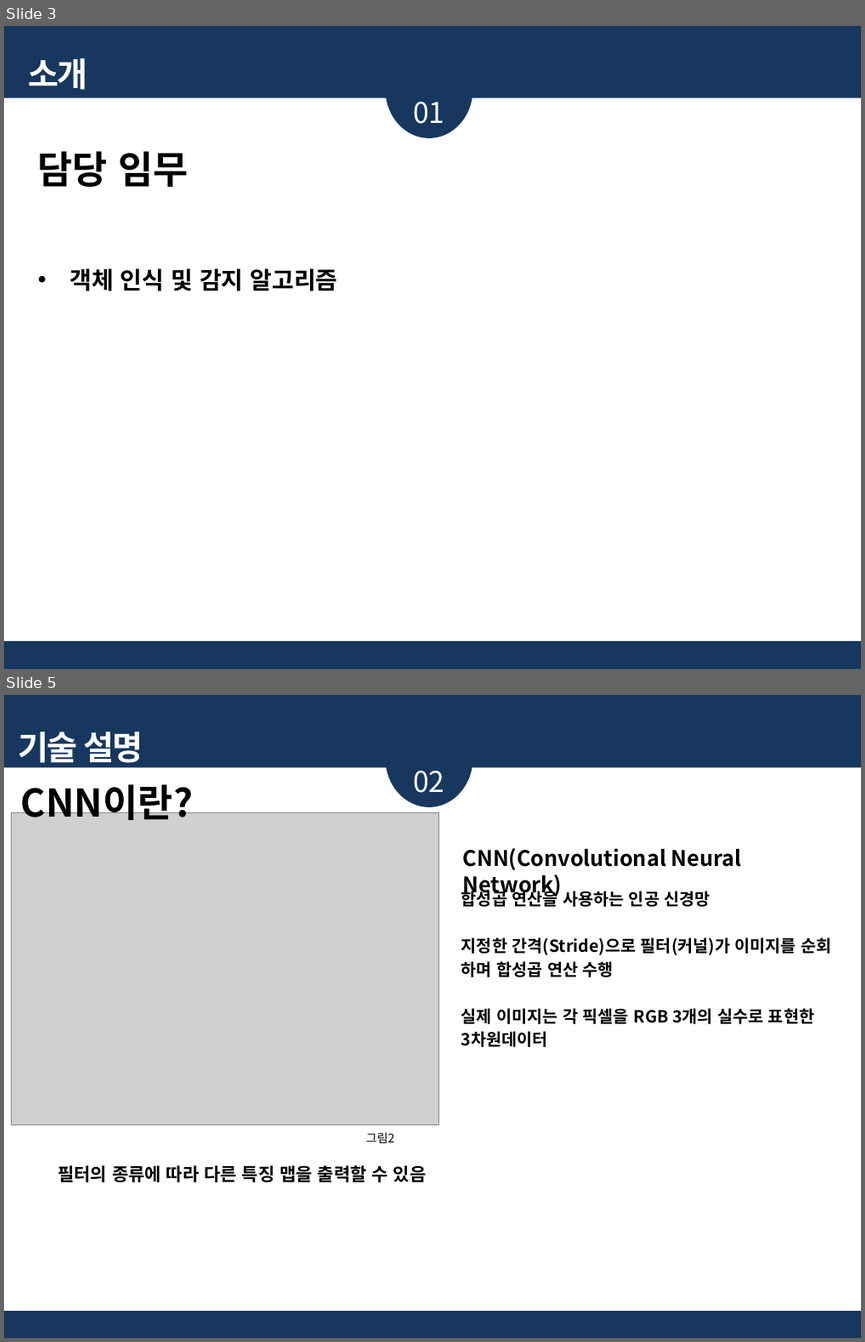
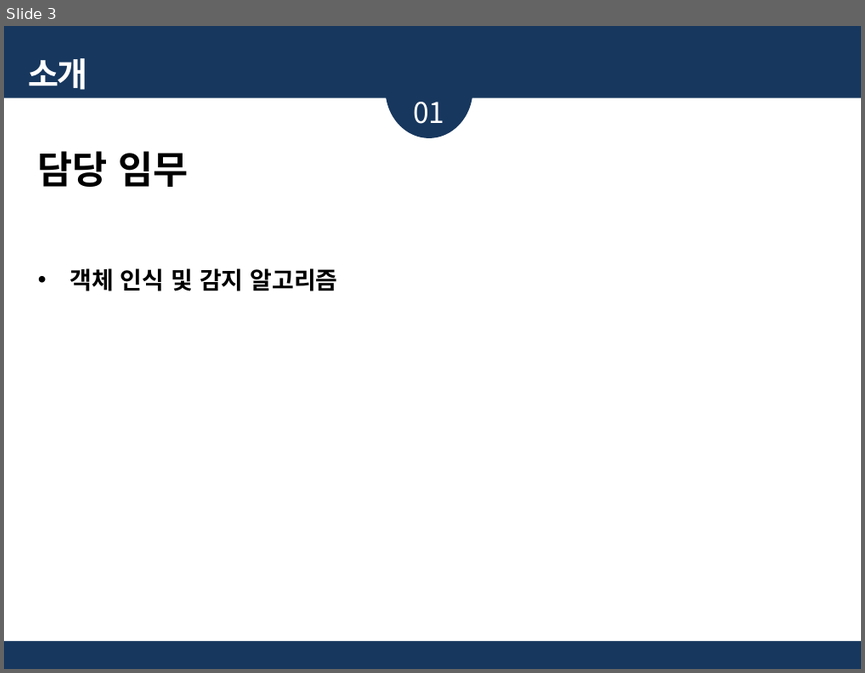
Before and after one commit to jinujeon/ICE_CAP, a slide deck: Docs/201402750 임광효/기술발표_프린트용_201402750_임광효.pptx. Shown one above the other, each under a label of ours: slides 3 and 5 before the commit, slide 3 after it; the slides between them are not shown. The pictures are 865x1342 and 865x673 pixels, drawn with LibreOffice and Linux fonts; fonts in the diff are those of the drawing; grey boxes stand for pictures. Boxes give left, top, right and bottom in pixels: in the first picture for what was removed or moved away, otherwise in the second. Text is boxed around its words. In the diff, an @@ line names an element or a change of style, - is before the commit and + after.

```diff
--- a/Docs/201402750 임광효/기술발표_프린트용_201402750_임광효.pptx
+++ b/Docs/201402750 임광효/기술발표_프린트용_201402750_임광효.pptx
@@ slide 5 removed at box(4, 695, 861, 1338), background #17375E @@
@@ ellipse removed at box(386, 709, 472, 807) @@
@@ text removed at box(18, 732, 143, 769) @@
-기술 설명
@@ rectangle removed at box(4, 768, 861, 1311) @@
@@ text removed at box(413, 771, 444, 793) @@
-02
@@ text removed at box(21, 778, 193, 820) @@
-CNN이란?
@@ picture removed at box(12, 813, 438, 1125) @@
@@ text removed at box(463, 848, 742, 897) @@
-CNN(Convolutional Neural Network)
@@ text removed at box(461, 888, 831, 1047) @@
-합성곱 연산을 사용하는 인공 신경망
-지정한 간격(Stride)으로 필터(커널)가 이미지를 순회
-하며 합성곱 연산 수행
-실제 이미지는 각 픽셀을 RGB 3개의 실수로 표현한
-3차원데이터
@@ text removed at box(366, 1132, 394, 1143) @@
-그림2
@@ text removed at box(58, 1163, 426, 1185) @@
-필터의 종류에 따라 다른 특징 맵을 출력할 수 있음
```
Also in this commit, not shown: 3 slides changed, 2 other slides removed.
